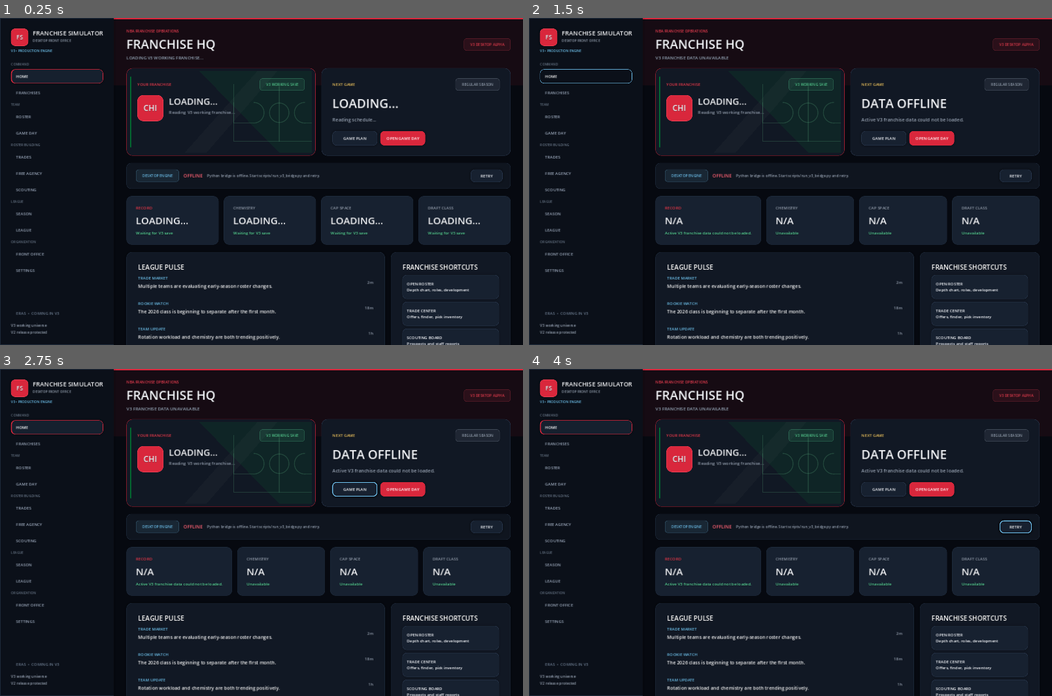
Above: before the commit, frames 1-4 (two rows, left to right).
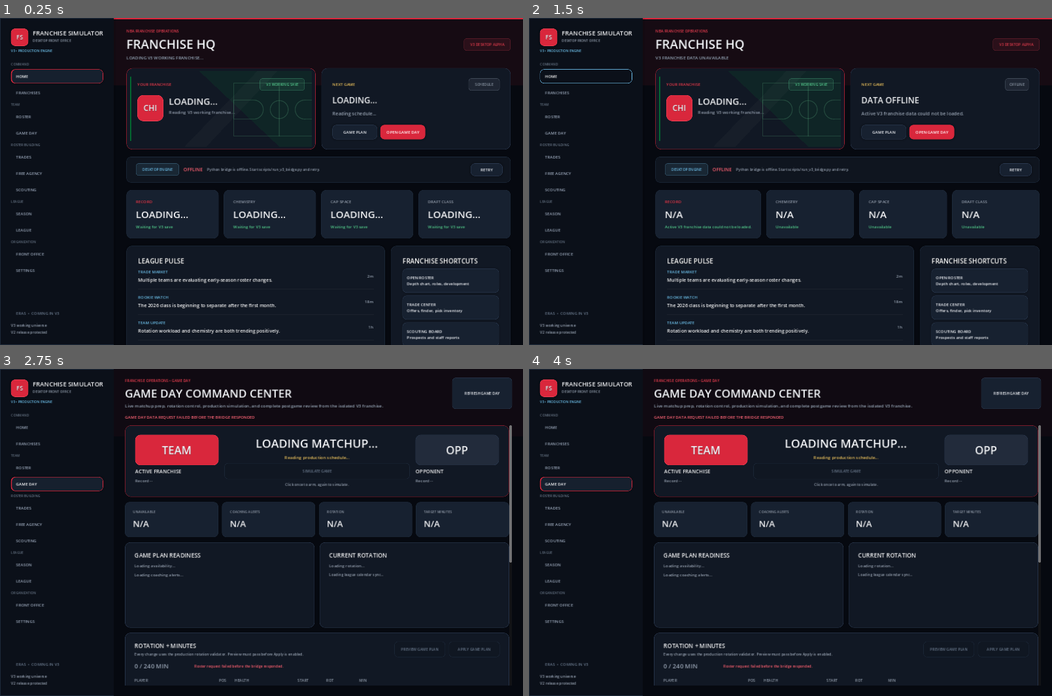
Above: after the commit, the same moments.

Repository: mklim6/NBA_Roster_Optimization_Engine
Game: Godot game, scene res://scenes/main.tscn
Same seed, same stepped clock (60 frames per second), same inputs: the game is played once before the commit and once after it.
Inputs (mouse positions are in pixels of both pictures, inside the frame that each line leads up to):
- Up to frame 1 (0.25 s): no input
- Up to frame 2 (1.5 s): click "GAME DAY" at 0.5 s; click "HOME" at 1.25 s
- Up to frame 3 (2.75 s): click "GAME PLAN" at 2 s
- Up to frame 4 (4 s): click (1015, 525) at 2.75 s, where only the run before the commit has a clickable "RETRY"; click (1015, 525) at 3.5 s, where only the run before the commit has a clickable "RETRY"

The runs differ from the first frame. In frame 1, 9.3% of the frame differs, in the area x 24-98%, y 18-100%; in frame 2, 9.0%; in frame 3, 14%; in frame 4, 14%, in the area x 2-100%, y 0-100%.

Commit message:
V3 Batch 20O broadcast matchup presentation

Diff:
--- a/godot_client/scripts/main.gd
+++ b/godot_client/scripts/main.gd
@@ -14,6 +14,7 @@
 const DesignSystemV3 = preload("res://scripts/design_system_v3.gd")
 const UiComponentsV3 = preload("res://scripts/ui_components_v3.gd")
 const TeamBrandingV3 = preload("res://scripts/team_branding_v3.gd")
+const MatchupBannerV3 = preload("res://scripts/matchup_banner_v3.gd")
 const FranchiseHeroArtV3 = preload("res://scripts/franchise_hero_art_v3.gd")
 const UxPolishV3 = preload("res://scripts/ux_polish_v3.gd")
 
@@ -149,6 +150,8 @@
 var team_name_label: Label
 var team_detail_label: Label
 var team_abbr_badge: Label
+var matchup_banner: Control
+var matchup_phase: Label
 var next_game_matchup: Label
 var next_game_detail: Label
 
@@ -604,14 +607,19 @@
 	var top_spacer := Control.new()
 	top_spacer.size_flags_horizontal = Control.SIZE_EXPAND_FILL
 	top.add_child(top_spacer)
-	top.add_child(_pill("REGULAR SEASON", MUTED))
+	matchup_phase = _pill("SCHEDULE", MUTED)
+	top.add_child(matchup_phase)
 	body.add_child(top)
 
 	next_game_matchup = Label.new()
 	next_game_matchup.text = "LOADING..."
 	next_game_matchup.add_theme_color_override("font_color", TEXT)
-	next_game_matchup.add_theme_font_size_override("font_size", 34)
+	next_game_matchup.add_theme_font_size_override("font_size", 23)
 	body.add_child(next_game_matchup)
+	matchup_banner = MatchupBannerV3.new()
+	matchup_banner.custom_minimum_size = Vector2(0, 100)
+	matchup_banner.visible = false
+	body.add_child(matchup_banner)
 
 	next_game_detail = Label.new()
 	next_game_detail.text = "Reading schedule..."
@@ -625,7 +633,9 @@
 
 	var actions := HBoxContainer.new()
 	actions.add_theme_constant_override("separation", 8)
-	actions.add_child(_action_button("GAME PLAN"))
+	var game_plan := _action_button("GAME PLAN")
+	game_plan.pressed.connect(_show_page.bind("GAME DAY"))
+	actions.add_child(game_plan)
 	var open_game_day := _action_button("OPEN GAME DAY", true)
 	open_game_day.pressed.connect(_show_page.bind("GAME DAY"))
 	actions.add_child(open_game_day)
@@ -4018,8 +4028,15 @@
 			opponent_abbr
 		]
 
-		var days_away := int(next_game.get("days_away", 0))
-		var when_text := "Today"
+		matchup_banner.set_matchup(team_abbr, opponent_abbr, is_home)
+		matchup_banner.visible = true
+		next_game_matchup.visible = false
+		matchup_phase.text = _pretty_phase(str(season.get("phase", "SCHEDULE")))
+		var days_value = next_game.get("days_away", null)
+		var days_away := int(days_value) if days_value != null else -1
+		var when_text := "Date pending"
+		if days_away == 0:
+			when_text = "Today"
 
 		if days_away == 1:
 			when_text = "Tomorrow"
@@ -4037,6 +4054,9 @@
 			next_game_number
 		]
 	else:
+		matchup_banner.visible = false
+		next_game_matchup.visible = true
+		matchup_phase.text = "SCHEDULE"
 		next_game_matchup.text = "NO GAME SCHEDULED"
 		next_game_detail.text = "No future game was found in the active schedule."
 
@@ -4056,6 +4076,9 @@
 	draft_value.text = "N/A"
 	draft_detail.text = "Unavailable"
 
+	matchup_banner.visible = false
+	next_game_matchup.visible = true
+	matchup_phase.text = "OFFLINE"
 	next_game_matchup.text = "DATA OFFLINE"
 	next_game_detail.text = message
 
--- /dev/null
+++ b/godot_client/scripts/matchup_banner_v3.gd
@@ -0,0 +1,45 @@
+extends Control
+
+const Branding = preload("res://scripts/team_branding_v3.gd")
+var franchise := ""
+var opponent := ""
+var is_home := true
+
+func _ready() -> void:
+	mouse_filter = Control.MOUSE_FILTER_IGNORE
+	clip_contents = true
+	resized.connect(queue_redraw)
+
+func set_matchup(first: String, second: String, home: bool) -> void:
+	franchise = first.strip_edges().to_upper()
+	opponent = second.strip_edges().to_upper()
+	is_home = home
+	queue_redraw()
+
+func _draw() -> void:
+	if size.x < 1 or size.y < 1:
+		return
+	var font := get_theme_default_font()
+	var middle := size.x * 0.5
+	for side in [0, 1]:
+		var abbreviation := franchise if side == 0 else opponent
+		var palette := Branding.palette(abbreviation)
+		var primary: Color = palette["primary"]
+		var secondary: Color = palette["secondary"]
+		var start := 0.0 if side == 0 else middle
+		var finish := middle if side == 0 else size.x
+		var panel := StyleBoxFlat.new()
+		panel.bg_color = Color("121b27").lerp(primary, 0.40)
+		panel.set_corner_radius_all(12)
+		draw_style_box(panel, Rect2(start, 0, middle, size.y))
+		draw_colored_polygon(PackedVector2Array([Vector2(start + middle * 0.62, 0), Vector2(finish, 0), Vector2(finish - 24, size.y), Vector2(start + middle * 0.32, size.y)]), Color(primary.lightened(0.2), 0.18))
+		draw_arc(Vector2(start + middle * 0.78, size.y * 0.5), 43, 0, TAU, 48, Color(secondary, 0.13), 1.5, true)
+		draw_line(Vector2(start + 16, 0), Vector2(finish - 16, 0), primary.lightened(0.2), 3, true)
+		var center := start + middle * 0.5
+		draw_string(font, Vector2(center - 64, 57), abbreviation, HORIZONTAL_ALIGNMENT_CENTER, 128, 38, Color("f2f5fa"))
+		var venue := "HOME COURT" if (is_home and side == 0) or (not is_home and side == 1) else "ON THE ROAD"
+		draw_string(font, Vector2(center - 70, 81), venue, HORIZONTAL_ALIGNMENT_CENTER, 140, 10, Color("c3cedb"))
+	# Center plate separates the two team palettes like a televised matchup graphic.
+	draw_circle(Vector2(middle, size.y * 0.5), 23, Color("0b111b"))
+	draw_arc(Vector2(middle, size.y * 0.5), 23, 0, TAU, 48, Color("3b485d"), 1, true)
+	draw_string(font, Vector2(middle - 19, size.y * 0.5 + 5), "VS", HORIZONTAL_ALIGNMENT_CENTER, 38, 13, Color("e5ba6b"))
Not shown, added: src/validate_v3_batch20o_home_matchup.py
